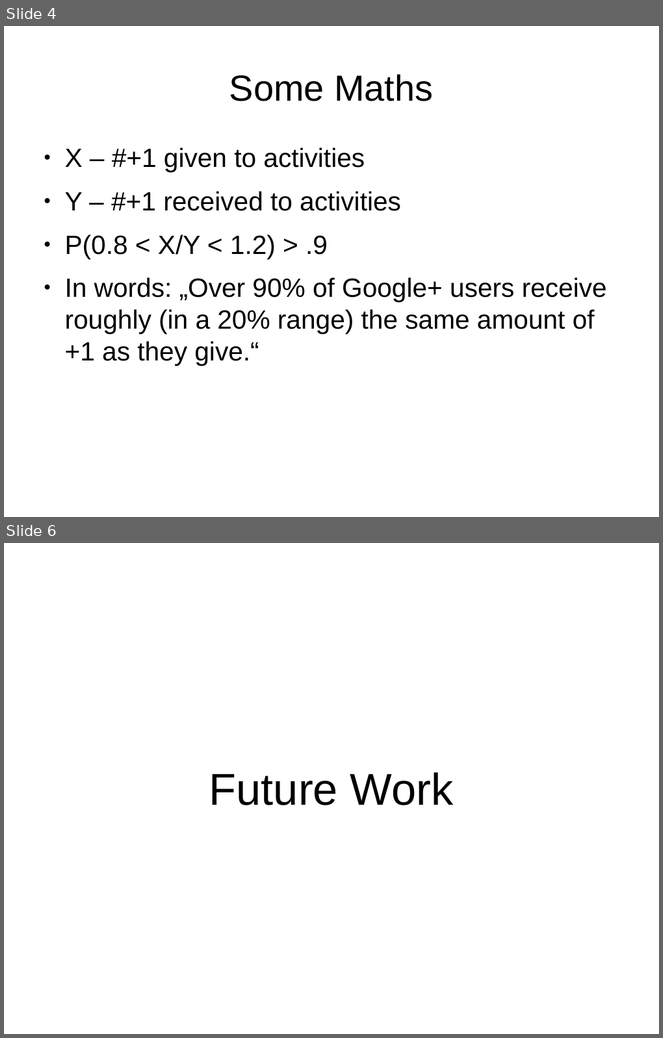
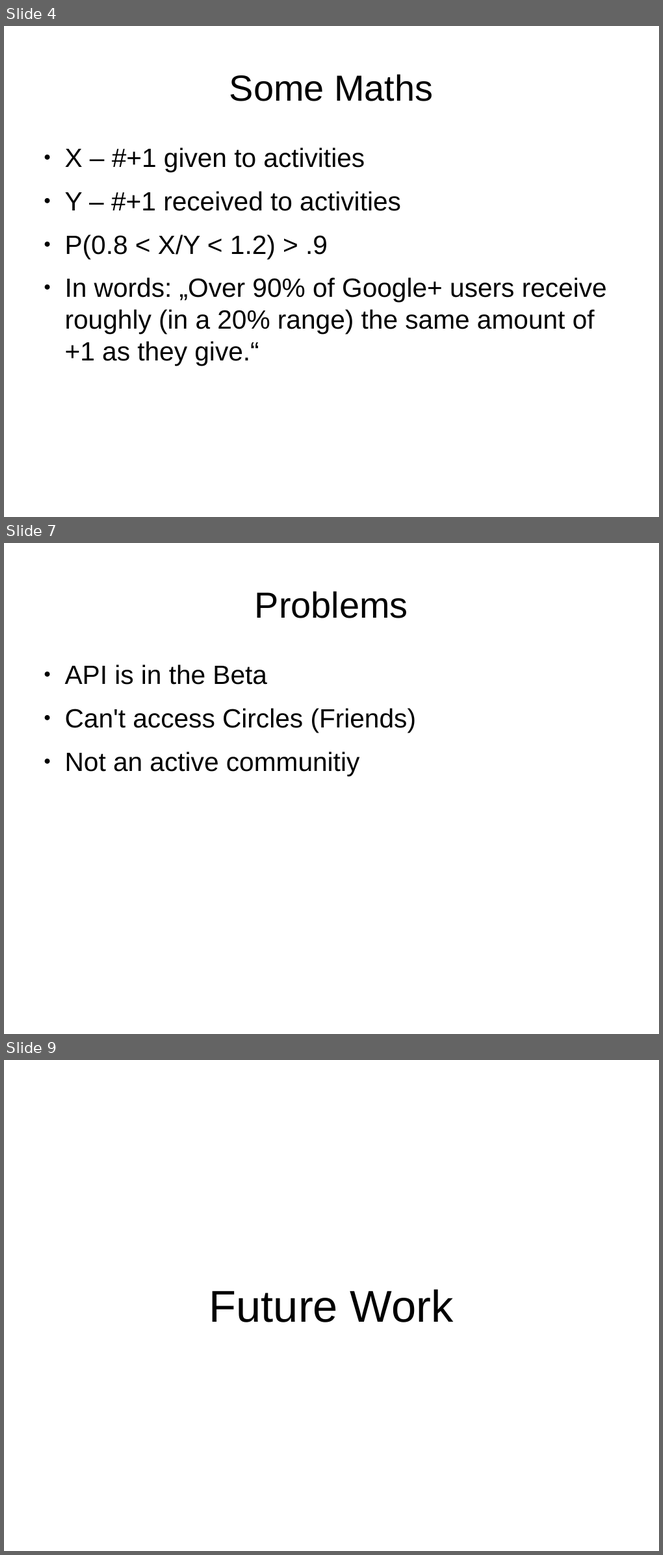
Before and after one commit to otruffer/MMC, a slide deck: praesi.odp. Shown one above the other, each under a label of ours: slides 4 and 6 before the commit, slides 4, 7 and 9 after it; the slides between them are not shown. The pictures are 663x1038 and 663x1555 pixels, drawn with LibreOffice and Linux fonts; fonts in the diff are those of the drawing. Boxes give left, top, right and bottom in pixels: in the first picture for what was removed or moved away, otherwise in the second. Text is boxed around its words. In the diff, an @@ line names an element or a change of style, - is before the commit and + after.

```diff
--- a/praesi.odp
+++ b/praesi.odp
@@ slide 7 added at <box>4,543,659,1034</box>, background #FFFFFF @@
@@ title added at <box>255,591,408,618</box>, 44 pt, text #000000 @@
+Problems
@@ text added at <box>65,665,417,776</box>, 32 pt, text #000000 @@
+● API is in the Beta
+● Can't access Circles (Friends)
+● Not an active communitiy
@@ what was slide 6 is now slide 9 @@
```
Also in this commit, not shown: 5 slides changed, 4 other slides added, 2 slides removed, 12 other files.
